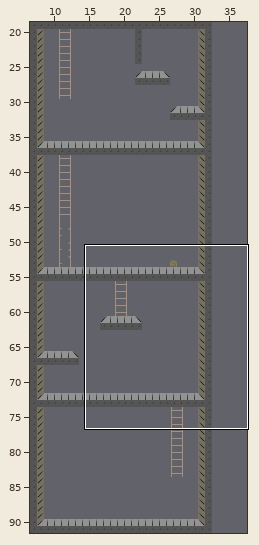
A Tiled map (JSON) gets an edit: assets/map/torre_2.json. The first picture is a wide view before the edit; the outline marks the close-up.
Close-up. The starting point:
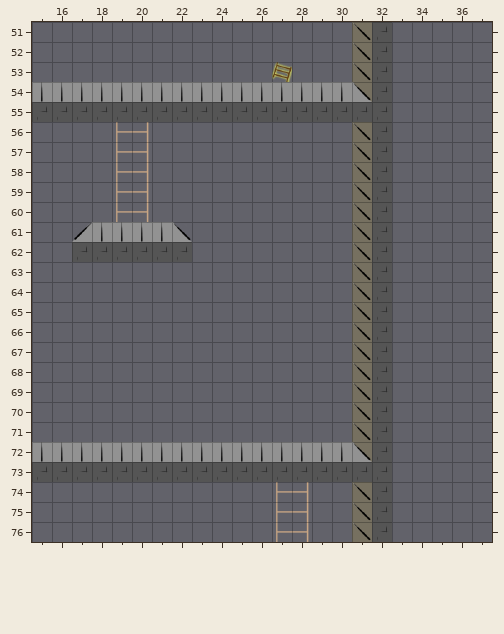
Cells are 32x32 px. Shown: x 15..37, y 51..76. The commit also changed other parts of the map, which this record leaves out.
New version:
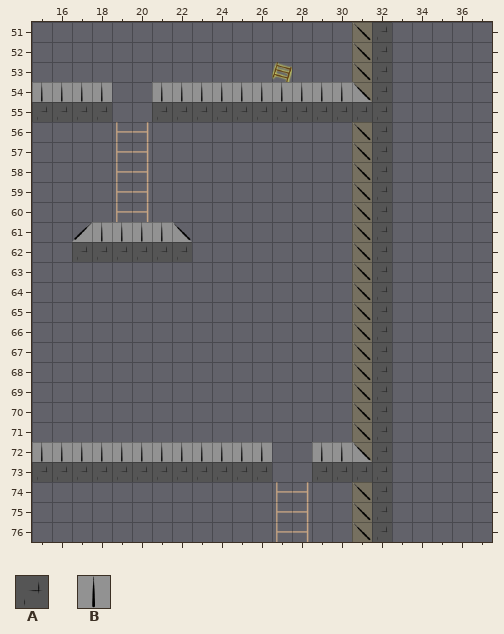
Key: from "torre2": A 14, B 15.
_ is an empty cell.
What changed:
Layer "Tower":
y 54: x 19..20 BB -> __
y 55: x 19..20 AA -> __
y 72: x 27..28 BB -> __
y 73: x 27..28 AA -> __
